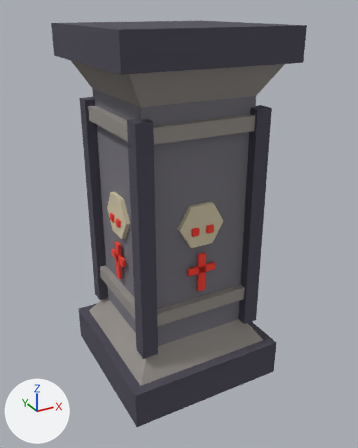
A saved change to the FBX model Assets/Models/Dungeons/structure/pillar_carved.fbx.
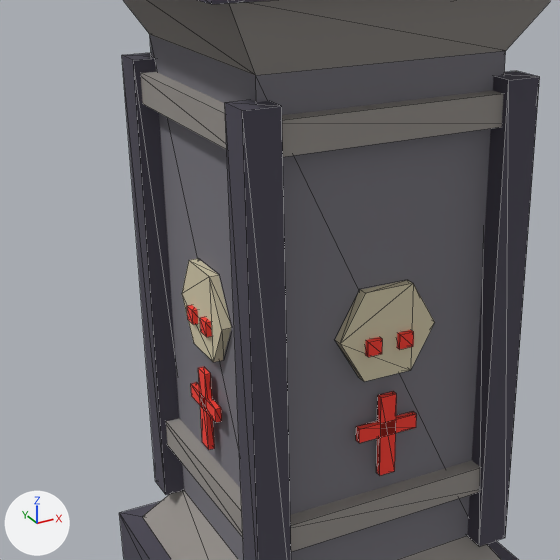
There are two pictures of each version: one whole from a 50 mm lens placed at (-2.26, -4.27, 3.8), pointed at (0.04, -0.08, 1.7), one close up on the part from 7% to 79% of the width and 16% to 74% of the height. Every picture has the same lights, and +X, +Y and +Z are marked at lower left. The older version's two pictures come first. The close-ups show mesh edges as thin lines. Where no turn or scale is listed for an object, it has been applied to the vertices. Vertices at exactly the same position are counted once.

The older version as bpy lines, for what is in view:
```python
me_pillar_carved = bpy.data.meshes.new('pillar_carved')
me_pillar_carved.from_pydata(...)  # 256 vertices, 400 faces; spans x -0.85..0.85, y -0.85..0.85, z 0.0..3.65
me_pillar_carved.materials.append(mat_dungeonpalette)  # picture img_dungeonpalette_png
ob_pillar_carved = bpy.data.objects.new('pillar_carved', me_pillar_carved)
ob_pillar_carved.location = (0.0, 0.0, 0.0)
```
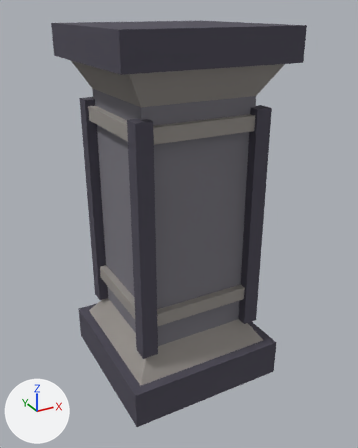
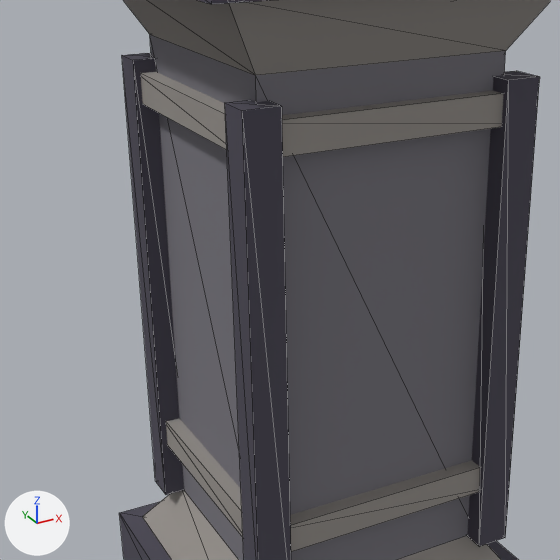
Where the change shows, as pixel boxes (x1, y1, x2, y2) in the close-ups (560 x 560 px):
part 1 of me_pillar_carved, deleted
    before: (182, 259, 435, 475)

Patch to the scene script:
```diff
--- a/Assets/Models/Dungeons/structure/pillar_carved.fbx.py
+++ b/Assets/Models/Dungeons/structure/pillar_carved.fbx.py
@@ me_pillar_carved @@
 # used by ob_pillar_carved; location = (0.0, 0.0, 0.0)
-me_pillar_carved.from_pydata(...)  # 256 vertices, 400 faces; spans x -0.85..0.85, y -0.85..0.85, z 0.0..3.65
+me_pillar_carved.from_pydata(...)  # 80 vertices, 128 faces; spans x -0.85..0.85, y -0.85..0.85, z 0.0..3.65
+# me_pillar_carved part 1: 20 loose pieces with 176 vertices, spanning x -0.64..0.64, y -0.64..0.65, z 1.2..2.11, are deleted
 me_pillar_carved.materials.append(mat_dungeonpalette)
```
